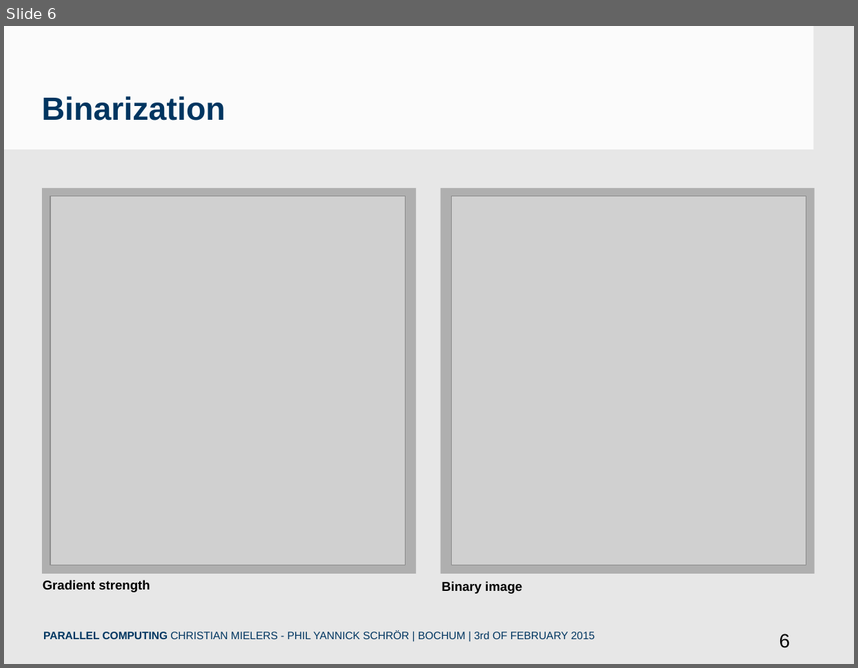
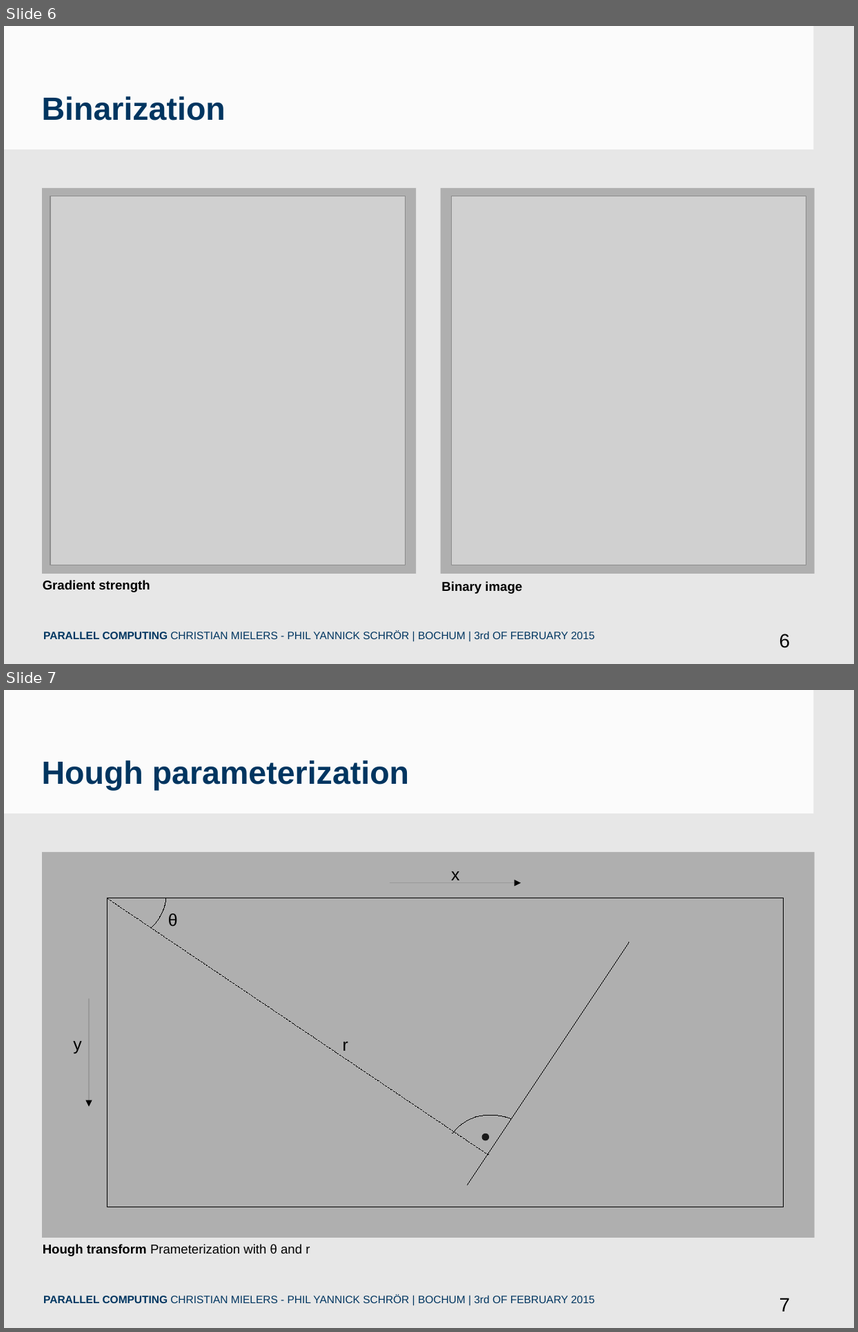
Before and after one commit to chris-code/cudaHough, a slide deck: Präsentation/PCSlides.odp. Shown one above the other, each under a label of ours: slide 6 before the commit, slides 6 and 7 after it. The pictures are 858x668 and 858x1332 pixels, drawn with LibreOffice and Linux fonts; fonts in the diff are those of the drawing; grey boxes stand for pictures; background and template pictures are left out. Boxes give left, top, right and bottom in pixels: in the first picture for what was removed or moved away, otherwise in the second. Text is boxed around its words. In the diff, an @@ line names an element or a change of style, - is before the commit and + after.

Commit message:
Added illustration of hough parameterization

```diff
--- a/Präsentation/PCSlides.odp
+++ b/Präsentation/PCSlides.odp
@@ slide 7 added at <box>4,690,854,1328</box>, background #E7E7E7; not listed: 2 template elements that a slide beside it also shows @@
@@ text added at <box>42,760,409,790</box>, 30 pt, text #003560, bold @@
+Hough parameterization
@@ rectangle added at <box>42,852,814,1238</box>, fill #A6A6A6 at 85% opacity @@
@@ text added at <box>451,871,459,880</box>, 16 pt, text #000000 @@
+x
@@ arrow added from (390, 883) to (521, 883), #000000 0 pt @@
@@ rectangle added at <box>107,898,783,1207</box>, outline #000000 0 pt @@
@@ line added from (107, 898) to (489, 1155), #000000 0 pt @@
@@ freeform shape added at <box>152,898,166,927</box>, outline #000000 0 pt @@
@@ text added at <box>168,914,178,926</box>, 16 pt, text #000000 @@
+θ
@@ line added from (467, 1185) to (629, 943), #000000 0 pt @@
@@ arrow added from (89, 998) to (89, 1107), #000000 0 pt @@
@@ text added at <box>73,1041,81,1054</box>, 16 pt, text #000000 @@
+y
@@ text added at <box>343,1041,348,1051</box>, 16 pt, text #000000 @@
+r
@@ freeform shape added at <box>452,1115,511,1134</box>, outline #000000 0 pt @@
@@ ellipse added at <box>482,1134,490,1141</box>, fill #000000 at 85% opacity @@
@@ text added at <box>43,1244,310,1256</box>, 12 pt, text #000000 @@
+Hough transform Prameterization with θ and r
@@ text added at <box>43,1294,595,1303</box>, 10 pt, text #003560 @@
+PARALLEL COMPUTING CHRISTIAN MIELERS - PHIL YANNICK SCHRÖR | BOCHUM | 3rd OF FEBRUARY 2015
```
Also in this commit, not shown: 2 other files.
